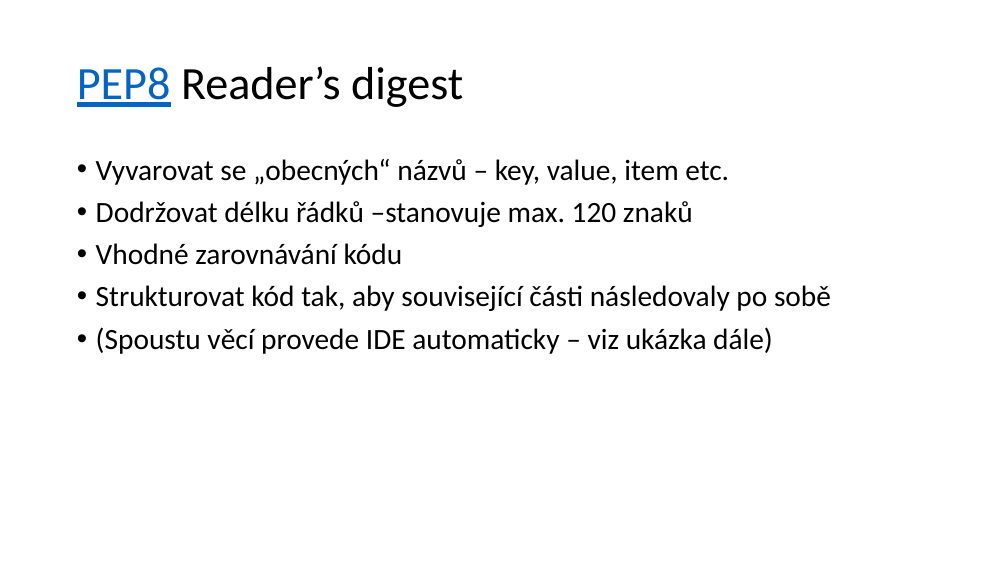
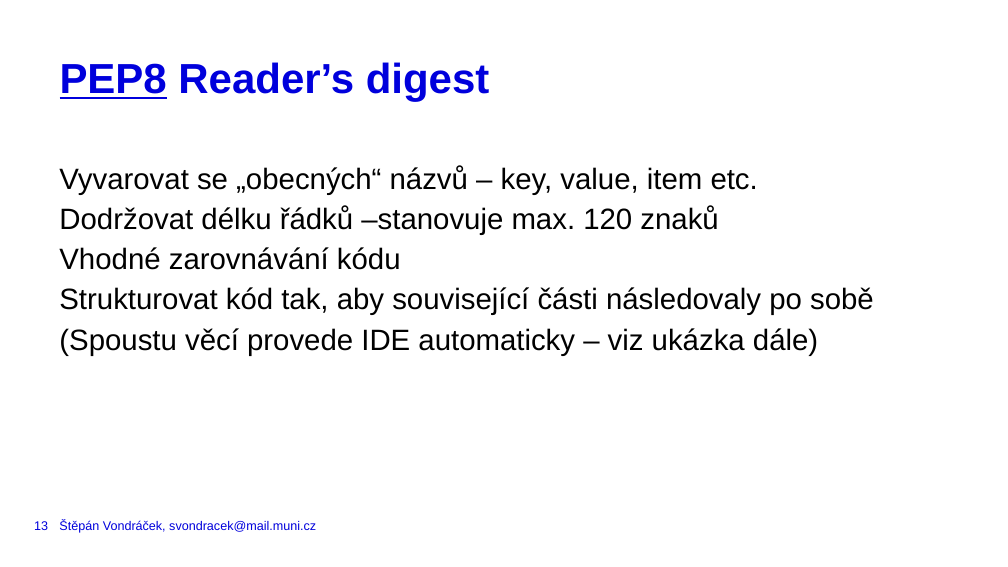
Before and after one commit to VondracekS/ESF_Workshop_BestCodingPractices, a slide deck: slide 13 of BCP_Workshop.pptx. Drawn at 1008x567 pixels with LibreOffice and Linux fonts; fonts in the diff are those of the drawing. Boxes give left, top, right and bottom in pixels: in the first picture for what was removed or moved away, otherwise in the second. Text is boxed around its words. In the diff, an @@ line names an element or a change of style, - is before the commit and + after.

Commit message:
moving presentation to MUNI template§

```diff
--- a/BCP_Workshop.pptx
+++ b/BCP_Workshop.pptx
@@ title "PEP8 Reader’s digest" moved from (x1=77, y1=66, x2=463, y2=107) to (x1=60, y1=62, x2=490, y2=101) @@
@@ title "PEP8 Reader’s digest" at (x1=60, y1=62, x2=490, y2=101): size 44 to 40 pt, font Calibri to Arial, bold on; text colour #0563C1 to #0000DC in "PEP8"; text colour #000000 to #0000DC in "Reader’s digest"; line spacing 0.9 to 40pt; vertical alignment middle to top @@
@@ text "Vyvarovat se „obecných“ názvů – ..." moved from (x1=96, y1=159, x2=831, y2=354) to (x1=59, y1=166, x2=874, y2=355) @@
@@ text "Vyvarovat se „obecných“ názvů – ..." at (x1=59, y1=166, x2=874, y2=355): font Calibri to Arial; bullet • to none; line spacing 0.9 to 1.14; less space between paragraphs @@
@@ page number added at (x1=34, y1=521, x2=48, y2=530), 12 pt, text #0000DC @@
+13
@@ text added at (x1=59, y1=520, x2=316, y2=533), 12 pt, text #0000DC @@
+Štěpán Vondráček, svondracek@mail.muni.cz
```
Also in this commit, not shown: 12 other slides changed, 6 slides added, 8 slides removed.
